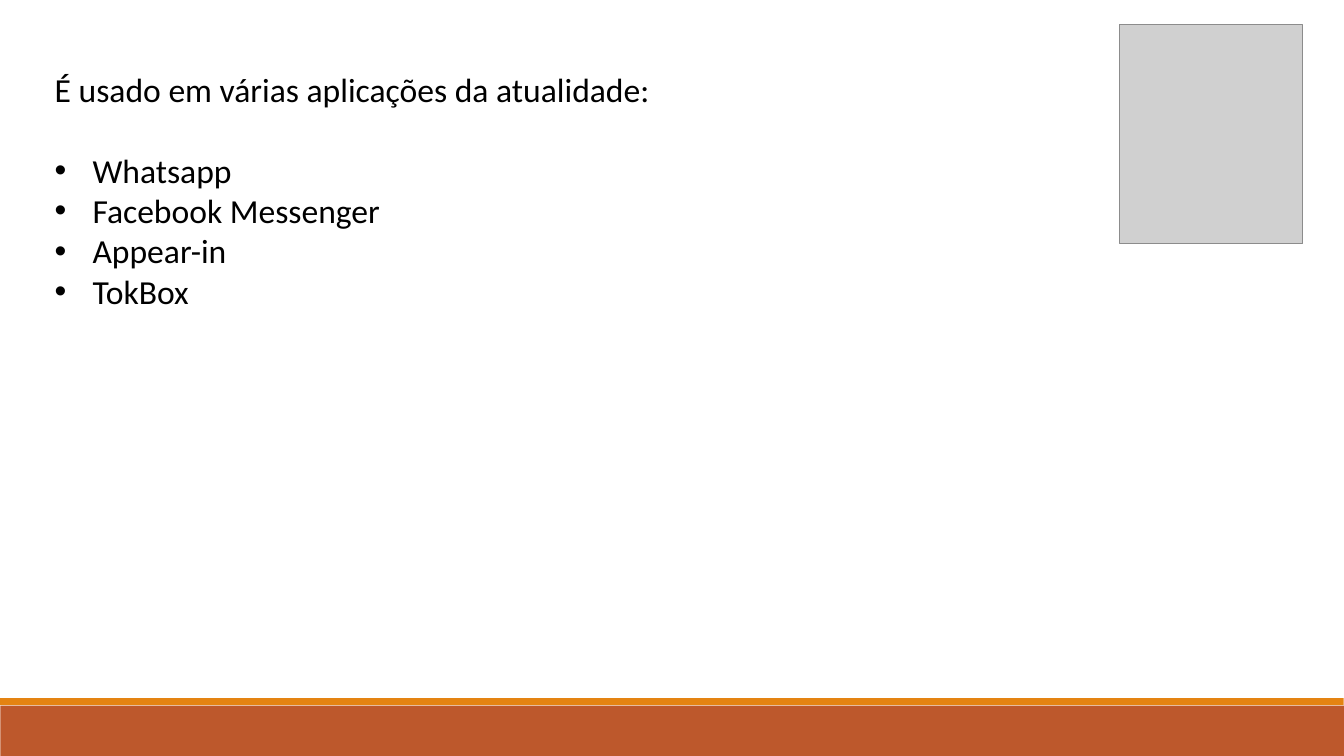
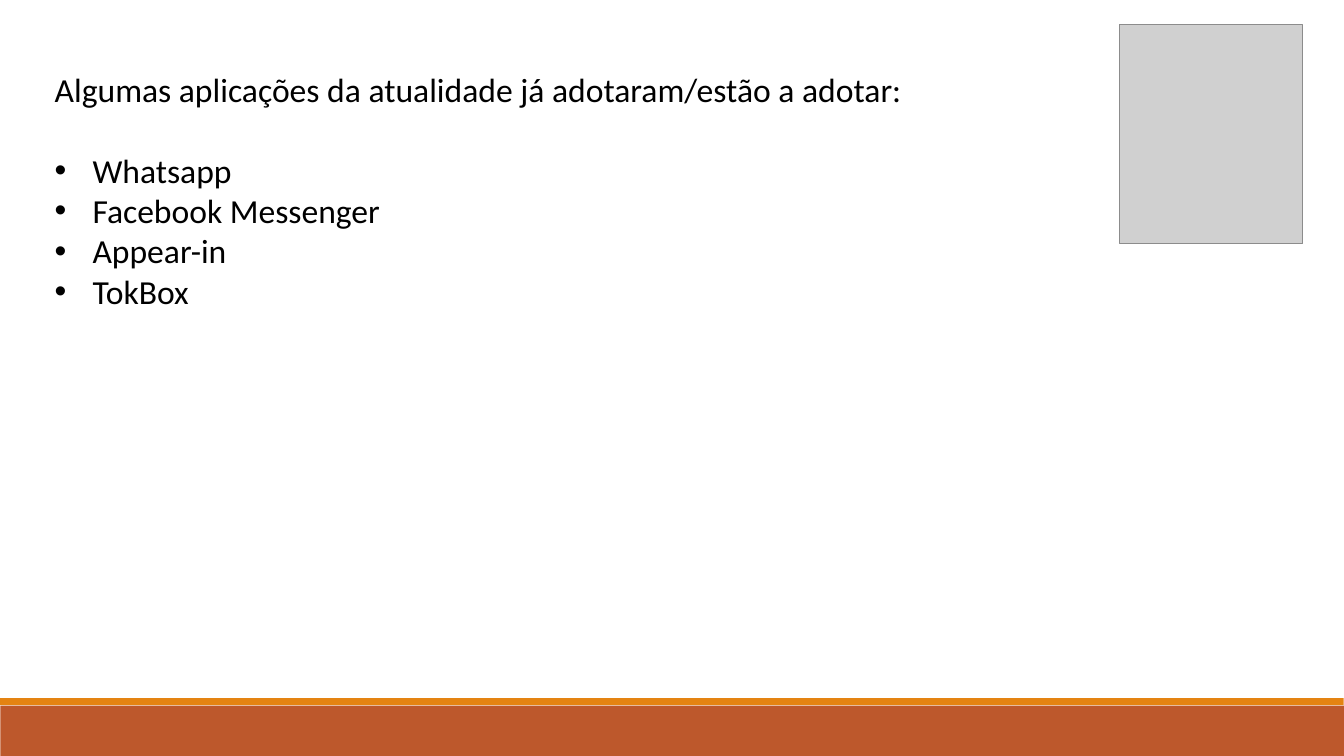
Before and after one commit to marcorlsrodrigues/pwc, a slide deck: slide 6 of WebRTC File Transfer - Marco Rodrigues.pptx (slide 4 before the commit). Drawn at 1344x756 pixels with LibreOffice and Linux fonts; fonts in the diff are those of the drawing; grey boxes stand for pictures. Boxes give left, top, right and bottom in pixels: in the first picture for what was removed or moved away, otherwise in the second. Text is boxed around its words. In the diff, an @@ line names an element or a change of style, - is before the commit and + after.

```diff
--- a/WebRTC File Transfer - Marco Rodrigues.pptx
+++ b/WebRTC File Transfer - Marco Rodrigues.pptx
@@ text at (55,78,901,108): text changed @@
-É usado em várias aplicações da atualidade:
+Algumas aplicações da atualidade já adotaram/estão a adotar:
```
Also in this commit, not shown: 3 other slides changed, 2 slides added, 2 other files.
